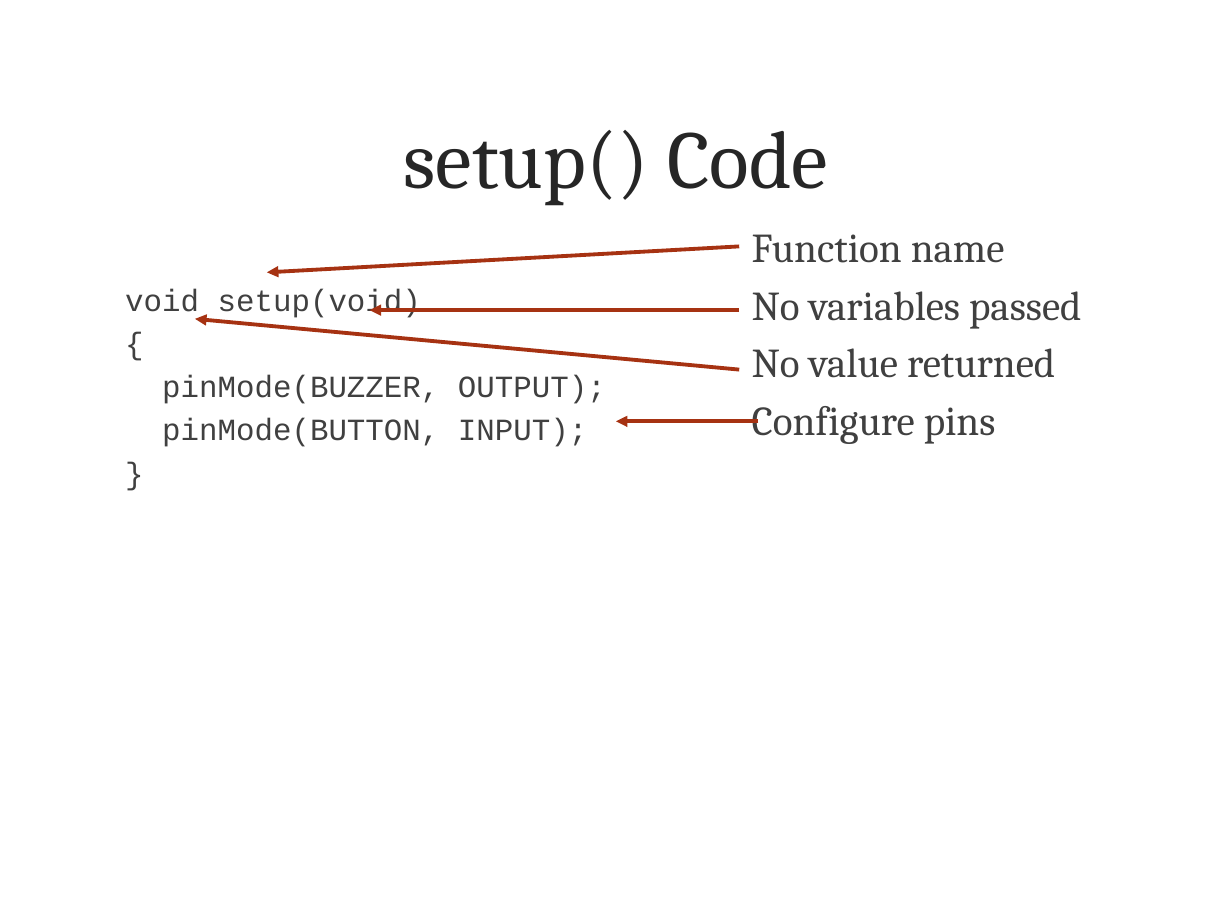
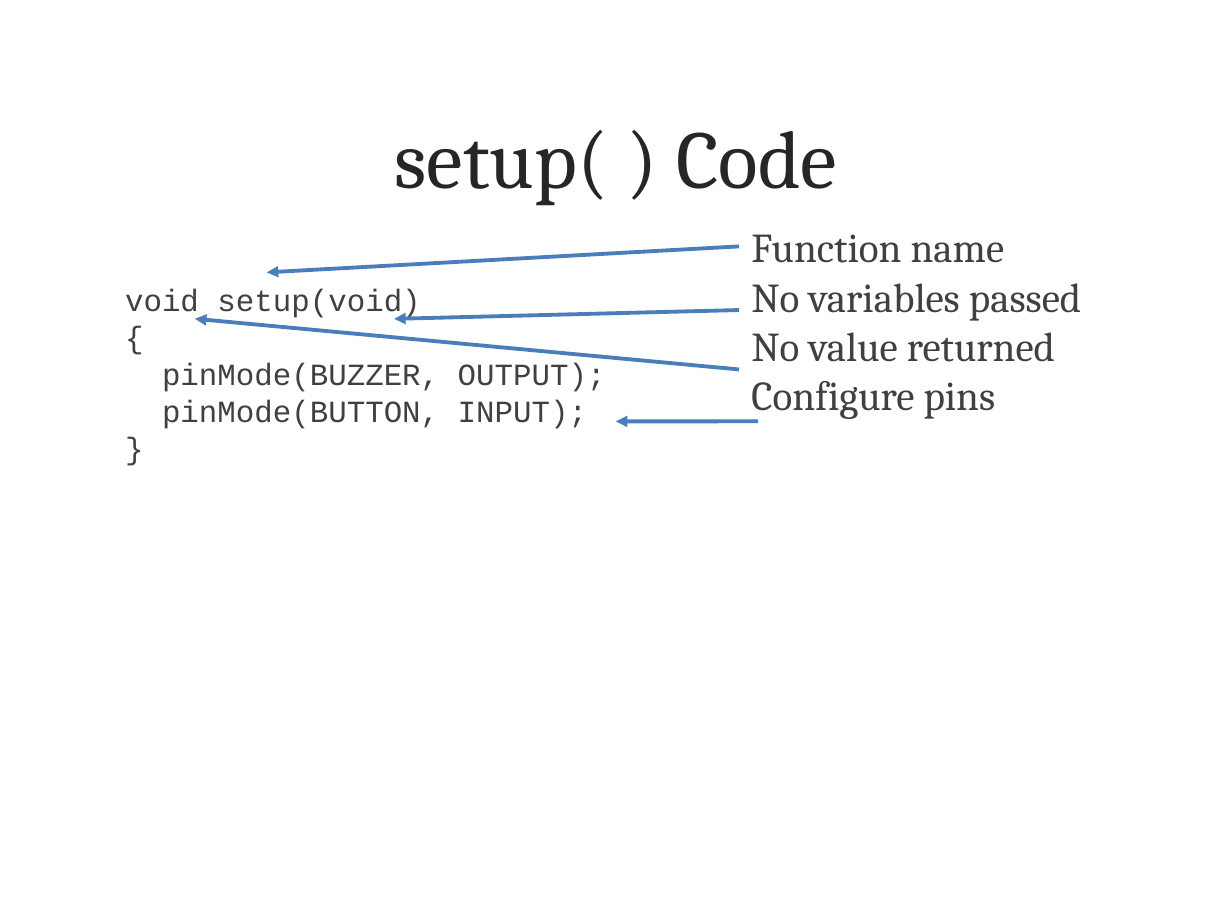
Before and after one commit to land-boards/lb-Arduino-Code, a slide deck: slide 18 of WakeUp/WakeUp_State/Wake Me Up.pptx. Drawn at 1232x924 pixels with LibreOffice and Linux fonts; fonts in the diff are those of the drawing; background and template pictures are left out. Boxes give left, top, right and bottom in pixels: in the first picture for what was removed or moved away, otherwise in the second. Text is boxed around its words. In the diff, an @@ line names an element or a change of style, - is before the commit and + after.

```diff
--- a/WakeUp/WakeUp_State/Wake Me Up.pptx
+++ b/WakeUp/WakeUp_State/Wake Me Up.pptx
@@ text at [395,130,837,206]: spaces changed @@
-setup() Code
+setup( ) Code
@@ text "Function name" at [751,234,1081,419]: less space between paragraphs @@
@@ arrow (739, 246) - (267, 272): stroke #A63212 2.25 pt to #4B7EBC 2.24 pt @@
@@ text "void setup(void)" at [125,289,606,429]: less space between paragraphs @@
@@ arrow (739, 370) - (195, 319): stroke #A63212 2.25 pt to #4B7EBC 2.24 pt @@
@@ arrow moved from (739, 310) - (370, 310) to (739, 310) - (394, 319) @@
@@ arrow (739, 310) - (394, 319): stroke #A63212 2.25 pt to #4B7EBC 2.24 pt @@
@@ arrow (758, 421) - (616, 421): stroke #A63212 2.25 pt to #4B7EBC 2.24 pt @@
```
Also in this commit, not shown: 23 other slides changed, 1 other file.
